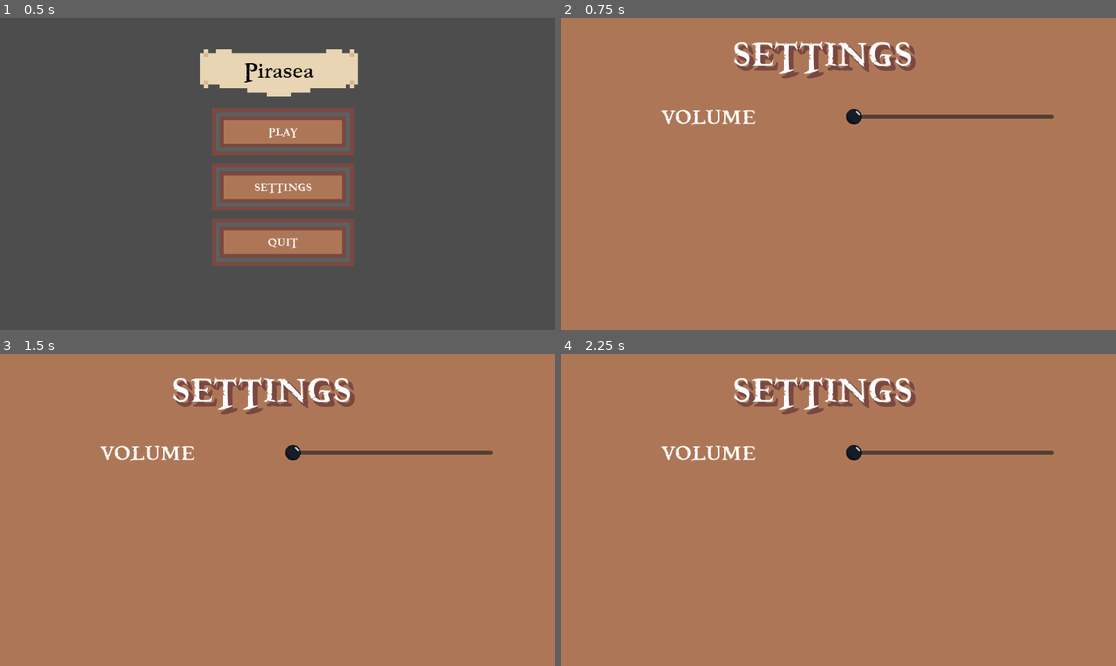
Above: before the commit, frames 1-4 (two rows, left to right).
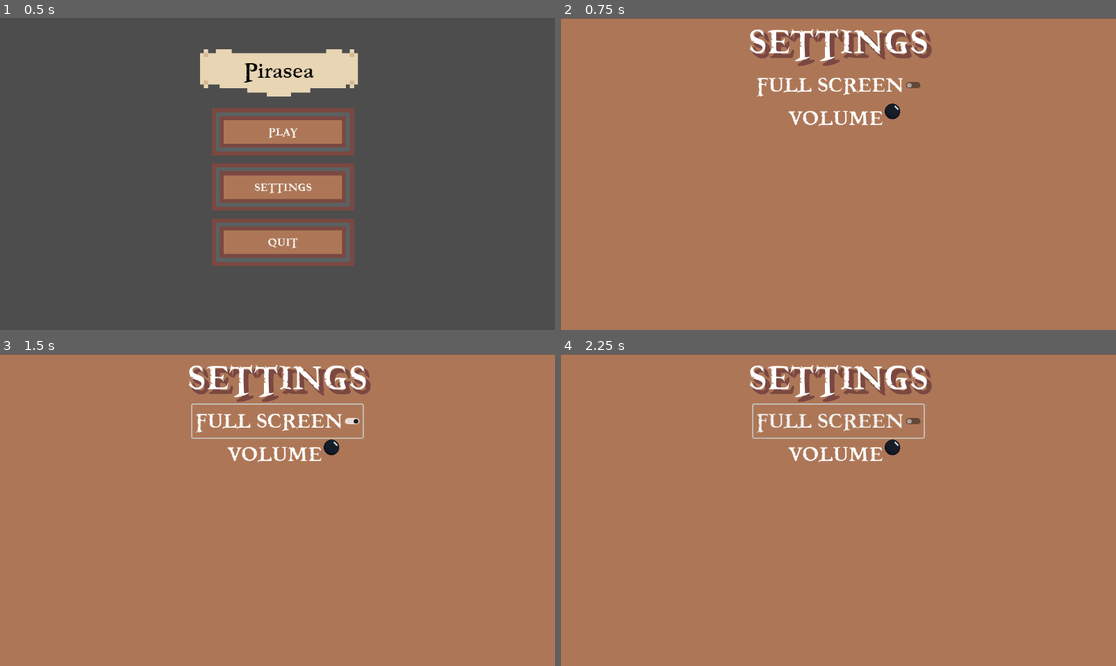
Above: after the commit, the same moments.

Repository: NotAhDog/Pirasea
Game: Godot game, scene res://Scenes/Menu.tscn
The game is run twice, just before and just after one commit, with the same random seed, the same clock (stepped at 60 frames per second) and the same inputs. This scene is started directly instead of the project's main scene.
Inputs (mouse positions are in pixels of both pictures, inside the frame that each line leads up to):
- Up to frame 1 (0.5 s): no input
- Up to frame 2 (0.75 s): click "SETTINGS" at 0.5 s
- Up to frame 3 (1.5 s): click (277, 422) at 1.25 s, where only the run after the commit has a clickable "FULL SCREEN"
- Up to frame 4 (2.25 s): tap Enter at 2 s; hold D (right) from 2.03 s (still down); hold W (foward) from 2.03 s (still down)

Frame 1 is identical in both runs. In frame 2, 5.2% of the frame differs, in the area x 0-100%, y 0-35%; in frame 3, 5.5%; in frame 4, 5.5%.

Commit message:
SETTING FULL SCREEN

Diff:
--- a/Pirasea/Scenes/Menu.tscn
+++ b/Pirasea/Scenes/Menu.tscn
@@ -62,6 +62,7 @@
 
 [node name="Play" type="Label" parent="CanvasLayer/PlayButton"]
 z_index = 1
+layout_mode = 0
 offset_left = 1.0
 offset_top = 1.0
 offset_right = 246.0
@@ -84,6 +85,7 @@
 theme_override_styles/focus = SubResource("StyleBoxFlat_ck081")
 
 [node name="Settings" type="Label" parent="CanvasLayer/SettingsButton"]
+layout_mode = 0
 offset_left = 1.0
 offset_top = 1.0
 offset_right = 246.0
@@ -106,6 +108,7 @@
 theme_override_styles/focus = SubResource("StyleBoxFlat_ck081")
 
 [node name="Quit" type="Label" parent="CanvasLayer/QuitButton"]
+layout_mode = 0
 offset_left = 1.0
 offset_right = 246.0
 offset_bottom = 49.0
--- /dev/null
+++ b/Pirasea/Scenes/Setting.gd
@@ -0,0 +1,6 @@
+extends Control
+
+
+
+func _on_check_button_toggled(toggled_on):
+	AutoloadScript._full_screen(toggled_on)
--- a/Pirasea/Scenes/Setting.tscn
+++ b/Pirasea/Scenes/Setting.tscn
@@ -1,48 +1,41 @@
-[gd_scene load_steps=4 format=3 uid="uid://cvkxdymojgrow"]
+[gd_scene load_steps=5 format=3 uid="uid://cvkxdymojgrow"]
 
 [ext_resource type="Theme" uid="uid://bage11eoe04ud" path="res://Themes/ingametheme.tres" id="1_lhfnu"]
+[ext_resource type="Script" path="res://Scenes/Setting.gd" id="1_r1iga"]
 [ext_resource type="FontFile" uid="uid://cf8w3t5vni62p" path="res://Themes/Freebooter-6yn1.ttf" id="2_cf3hg"]
 [ext_resource type="Texture2D" uid="uid://b4otd7u7txnbq" path="res://Art/Cannonball.png" id="4_3t00d"]
 
 [node name="Control" type="Control"]
 layout_mode = 3
+anchor_left = -0.23
+anchor_top = -0.305
+anchor_right = 1.179
+anchor_bottom = 1.208
+offset_left = 264.96
+offset_top = 197.64
+offset_right = -206.208
+offset_bottom = -134.784
+grow_horizontal = 2
+grow_vertical = 2
+size_flags_horizontal = 3
+size_flags_vertical = 3
+script = ExtResource("1_r1iga")
+
+[node name="CanvasLayer" type="CanvasLayer" parent="."]
+process_mode = 3
+follow_viewport_enabled = true
+
+[node name="VBoxContainer" type="VBoxContainer" parent="CanvasLayer"]
 anchors_preset = 15
 anchor_right = 1.0
 anchor_bottom = 1.0
 grow_horizontal = 2
 grow_vertical = 2
+size_flags_horizontal = 0
+size_flags_vertical = 4
 
-[node name="CanvasLayer" type="CanvasLayer" parent="."]
-
-[node name="ColorRect" type="ColorRect" parent="CanvasLayer"]
-offset_right = 1164.0
-offset_bottom = 656.0
-color = Color(0.678431, 0.466667, 0.341176, 1)
-
-[node name="Volume" type="Label" parent="CanvasLayer/ColorRect"]
-offset_left = 208.0
-offset_top = 176.0
-offset_right = 404.0
-offset_bottom = 237.0
-size_flags_horizontal = 0
-theme = ExtResource("1_lhfnu")
-theme_override_fonts/font = ExtResource("2_cf3hg")
-theme_override_font_sizes/font_size = 60
-text = "VOLUME"
-
-[node name="HSlider" type="HSlider" parent="CanvasLayer/ColorRect"]
-z_index = 1
-offset_left = 592.0
-offset_top = 106.0
-offset_right = 1023.0
-offset_bottom = 304.0
-theme_override_icons/grabber = ExtResource("4_3t00d")
-
-[node name="Label" type="Label" parent="CanvasLayer/ColorRect"]
-offset_left = 356.0
-offset_top = 26.0
-offset_right = 729.0
-offset_bottom = 127.0
+[node name="Label" type="Label" parent="CanvasLayer/VBoxContainer"]
+layout_mode = 2
 theme = ExtResource("1_lhfnu")
 theme_override_colors/font_shadow_color = Color(0.478431, 0.282353, 0.254902, 1)
 theme_override_constants/shadow_offset_x = 8
@@ -51,3 +44,48 @@
 theme_override_fonts/font = ExtResource("2_cf3hg")
 theme_override_font_sizes/font_size = 100
 text = "SETTINGS"
+horizontal_alignment = 1
+
+[node name="VBoxContainer" type="VBoxContainer" parent="CanvasLayer/VBoxContainer"]
+layout_mode = 2
+size_flags_horizontal = 4
+size_flags_vertical = 4
+
+[node name="CheckButton" type="CheckButton" parent="CanvasLayer/VBoxContainer/VBoxContainer"]
+layout_mode = 2
+size_flags_horizontal = 4
+size_flags_vertical = 4
+theme = ExtResource("1_lhfnu")
+theme_override_colors/font_color = Color(1, 1, 1, 1)
+theme_override_fonts/font = ExtResource("2_cf3hg")
+theme_override_font_sizes/font_size = 60
+text = "FULL SCREEN"
+
+[node name="HBoxContainer" type="HBoxContainer" parent="CanvasLayer/VBoxContainer"]
+layout_mode = 2
+alignment = 1
+
+[node name="Volume" type="Label" parent="CanvasLayer/VBoxContainer/HBoxContainer"]
+layout_mode = 2
+size_flags_horizontal = 4
+theme = ExtResource("1_lhfnu")
+theme_override_fonts/font = ExtResource("2_cf3hg")
+theme_override_font_sizes/font_size = 60
+text = "VOLUME"
+
+[node name="HSlider" type="HSlider" parent="CanvasLayer/VBoxContainer/HBoxContainer"]
+z_index = 1
+layout_mode = 2
+theme_override_icons/grabber = ExtResource("4_3t00d")
+theme_override_icons/grabber_highlight = ExtResource("4_3t00d")
+theme_override_icons/grabber_disabled = ExtResource("4_3t00d")
+editable = false
+
+[node name="ColorRect" type="ColorRect" parent="."]
+z_index = -2
+offset_top = 1.0
+offset_right = 2808.0
+offset_bottom = 1491.0
+color = Color(0.678431, 0.466667, 0.341176, 1)
+
+[connection signal="toggled" from="CanvasLayer/VBoxContainer/VBoxContainer/CheckButton" to="." method="_on_check_button_toggled"]
--- a/Pirasea/Scripts/autoload.gd
+++ b/Pirasea/Scripts/autoload.gd
@@ -33,3 +33,9 @@
 		enemyspawn.x += -768
 		enemyspawn.y += randi_range(-512,512)
 	return enemyspawn
+
+func _full_screen(toggled_on):
+	if toggled_on == true:
+		DisplayServer.window_set_mode(DisplayServer.WINDOW_MODE_FULLSCREEN)
+	else:
+		DisplayServer.window_set_mode(DisplayServer.WINDOW_MODE_WINDOWED)
